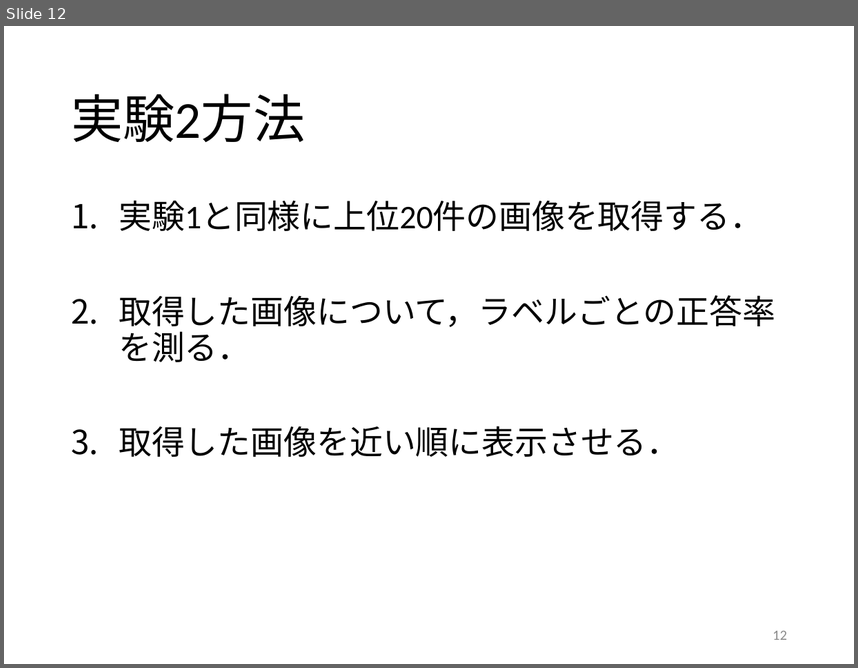
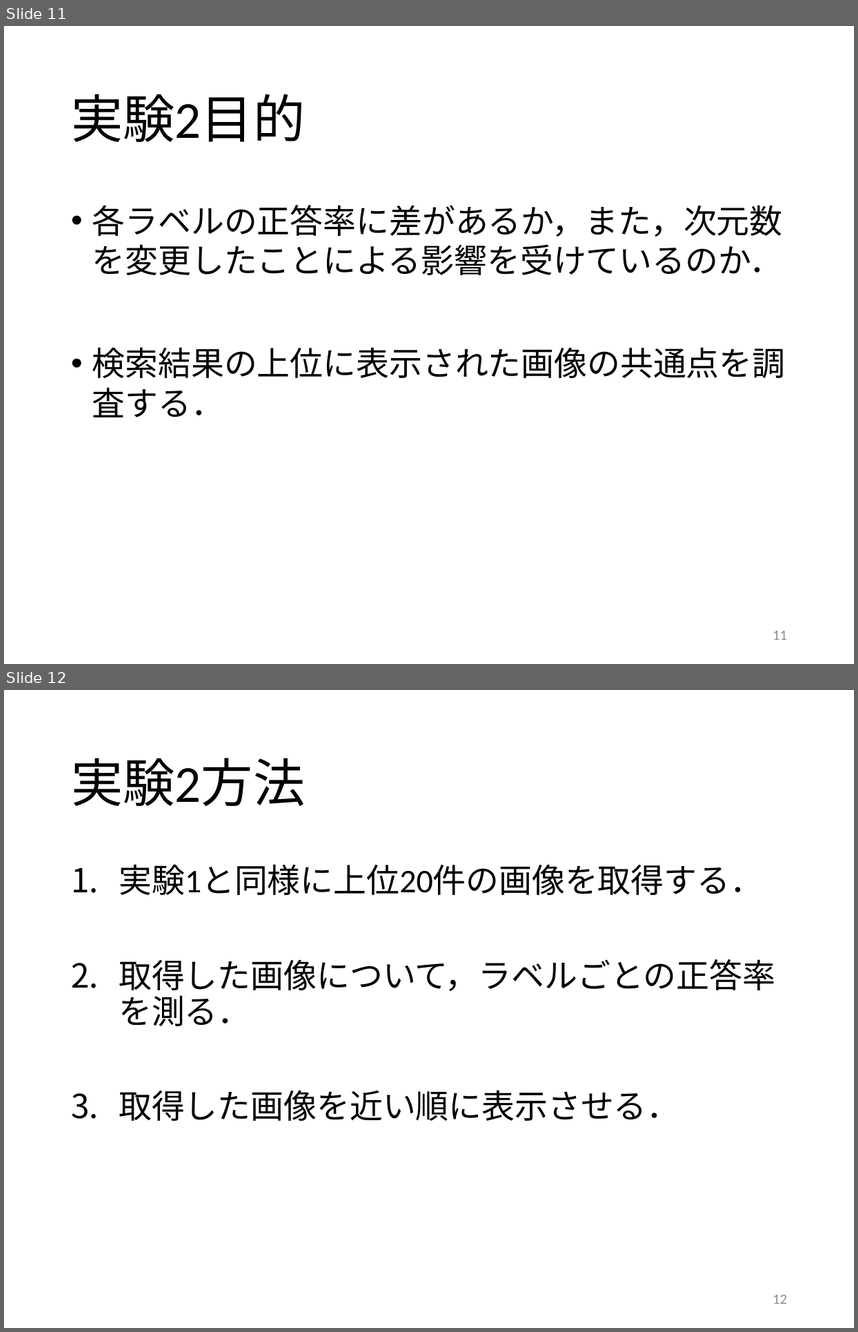
Before and after one commit to kait-takanolab/1821005-yoshioka-thesis, a slide deck: 卒研発表/卒論発表0119.pptx. Shown one above the other, each under a label of ours: slide 12 before the commit, slides 11 and 12 after it. The pictures are 858x668 and 858x1332 pixels, drawn with LibreOffice and Linux fonts; fonts in the diff are those of the drawing. Boxes give left, top, right and bottom in pixels: in the first picture for what was removed or moved away, otherwise in the second. Text is boxed around its words. In the diff, an @@ line names an element or a change of style, - is before the commit and + after.

```diff
--- a/卒研発表/卒論発表0119.pptx
+++ b/卒研発表/卒論発表0119.pptx
@@ slide 11 added at [4,26,854,664], background #FFFFFF @@
@@ title added at [71,94,305,142], 44 pt, text #000000 @@
+実験2目的
@@ text added at [92,205,786,417], 28 pt, text #000000 @@
+• 各ラベルの正答率に差があるか，また，次元数を変更したことによる影響を受けているのか．
+• 検索結果の上位に表示された画像の共通点を調査する．
@@ page number added at [773,630,787,639], 12 pt, text #8C8C8C @@
+11
```
Also in this commit, not shown: 8 slides changed.
